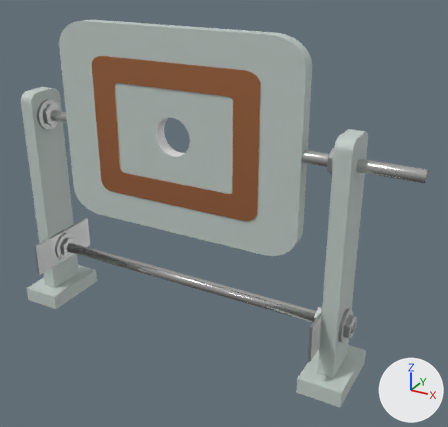
A saved change to the glTF model src/models/Coil/coil.glb.
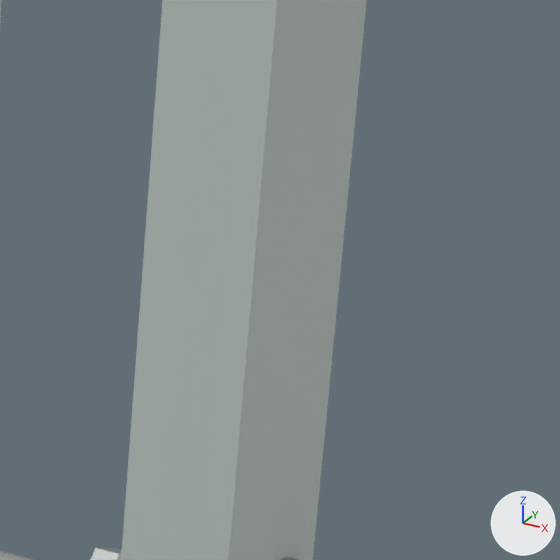
Each version is shown whole from a 50 mm lens placed at (46.2, -70.4, 57.5), pointed at (6.7, 1.3, 21.7), then close up on the part from 68% to 87% of the width and 52% to 72% of the height. The lights are fixed; the arrows at lower right show +X, +Y and +Z. Where no turn or scale is listed for an object, it has been applied to the vertices. Vertices at the same position are counted once.

Script lines for the objects in view, before the commit:
```python
me_cube_013 = bpy.data.meshes.new('Cube.013')
me_cube_013.from_pydata(...)  # 672 vertices, 1260 faces; spans x -53.4..3.2, y -6.4..6.4, z -1.2..34.8
# faces by material slot: [152, 1032, 76]
me_cube_013.materials.append(mat_grey_plastic)  # light grey #c2cdc8
me_cube_013.materials.append(mat_au)  # grey #b4b7b6
me_cube_013.materials.append(mat_metallic)  # light grey #dadad8
ob_stand = bpy.data.objects.new('stand', me_cube_013)
ob_stand.location = (24.88, 0.21, 1.54)
```
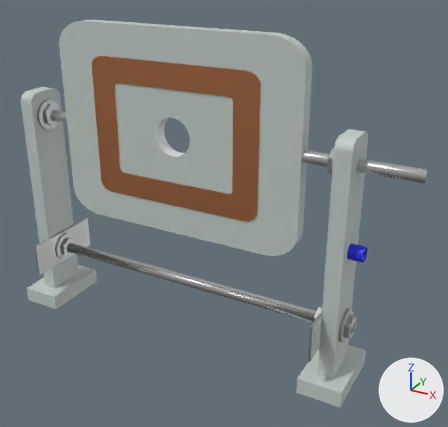
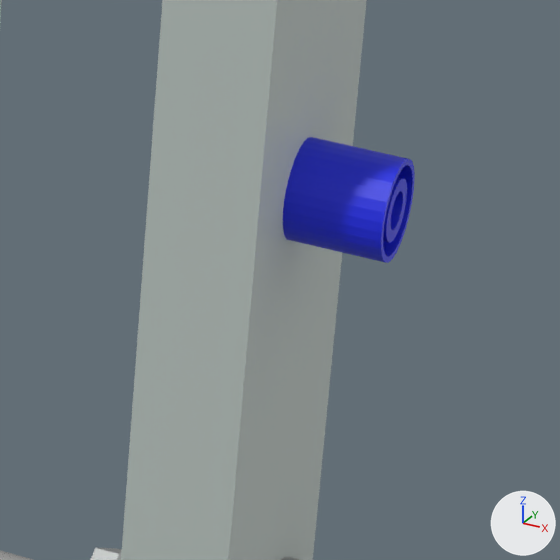
Commit message: feat: change Coil model

Where the newer file only moved an object's origin or applied its transform, the numbers keep the older frame.

Pixel boxes [x1, y1, x2, y2] of what changed, in the close-ups (560 x 560 px):
'stand', reshaped
    before: [0, 0, 367, 560]
    after: [0, 0, 415, 560]
part 1 of me_cube_013, added (blue)
    after: [283, 137, 415, 263]

The edits, one by one:
Material 'blue' (mat_blue) is new.
Its base color is (0.0114, 0.0223, 0.8) (blue #1c29e7).
Material 'red' (mat_red) is new.
Its base color is (0.8, 0.00208, 0.00744) (red #e70715).
Material 'very_grey_plastic' (mat_very_grey_plastic) is new.
Its base color is (0.0103, 0.0103, 0.0103) (black #1a1a1a).
Its metallic is 0.0436.
Its roughness is 0.4.
Its coat weight is 0.538.
me_cube_013 is used by ob_stand; location (24.88, 0.21, 1.54).
me_cube_013 had 672 vertices, 1260 faces and spanned x -53.4..3.2, y -6.4..6.4, z -1.2..34.8.
me_cube_013 now has 1184 vertices, 2276 faces and spans x -53.4..3.2, y -6.4..6.4, z -1.2..34.8.
me_cube_013 part 1: a new loose piece of 256 vertices spanning x 1.0..3.1, y -1.5..0.6, z 18.5..20.6.
me_cube_013 now uses material mat_blue (blue #1c29e7).
me_cube_013 now uses material mat_very_grey_plastic (black #1a1a1a).
me_cube_013 now uses material mat_red (red #e70715).
